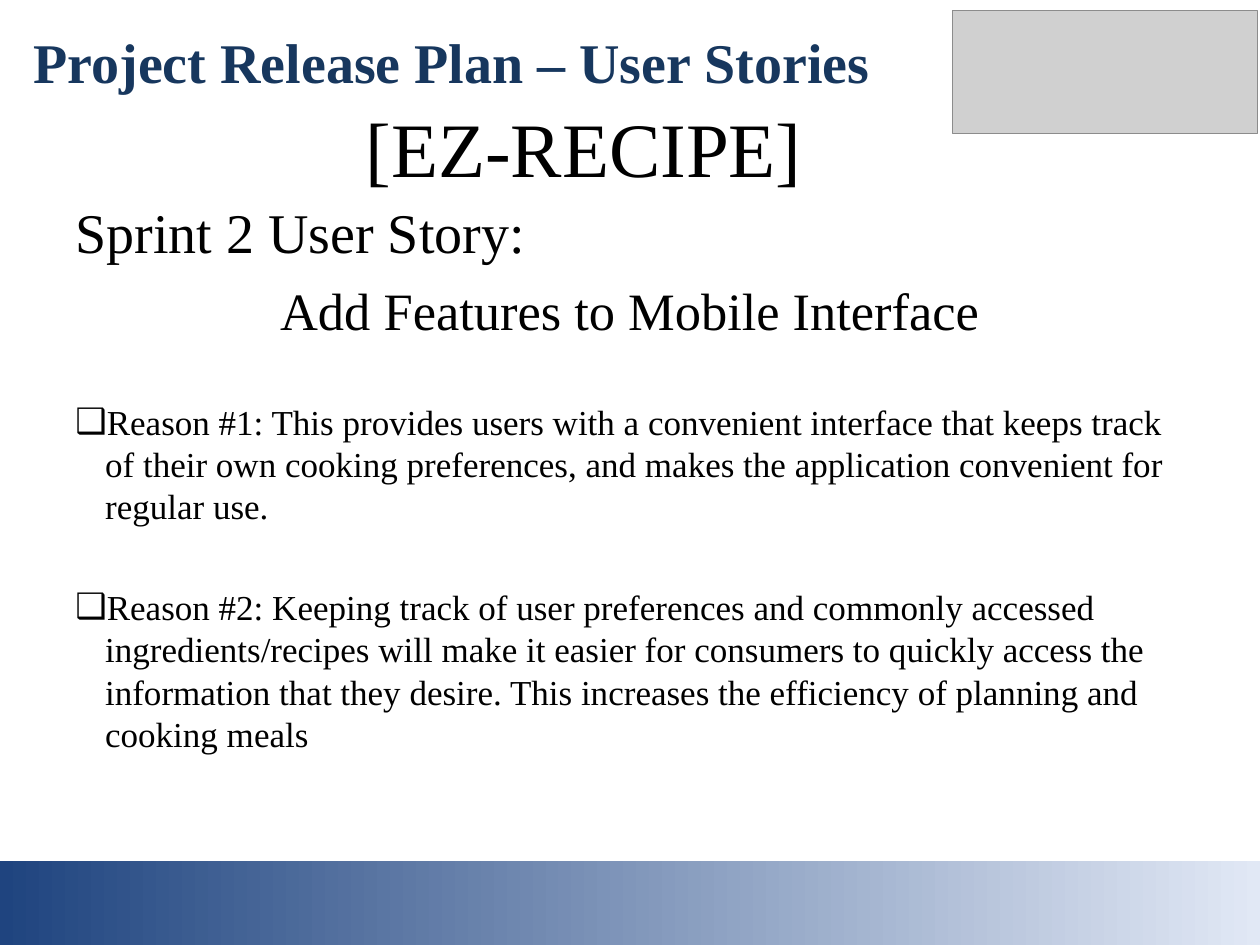
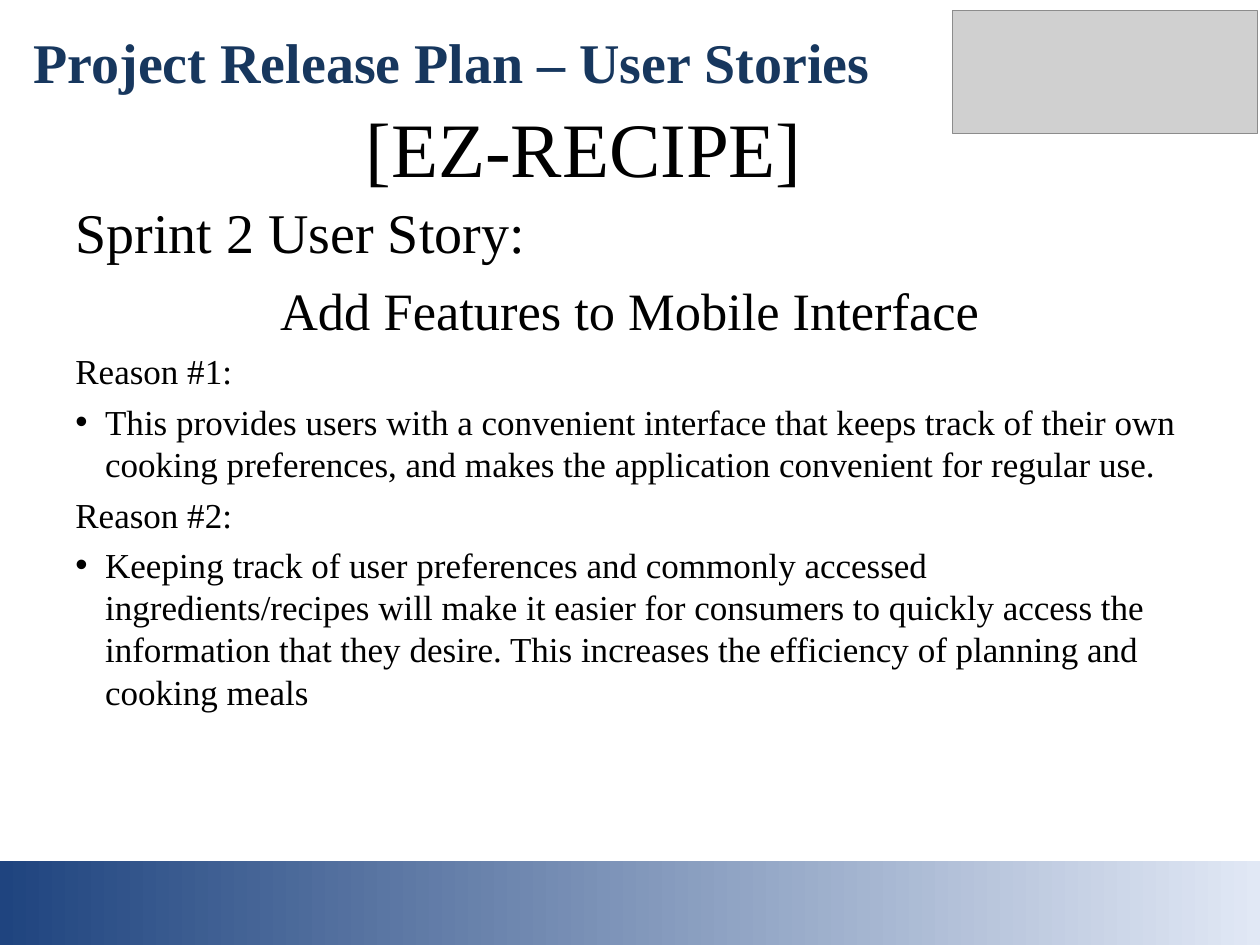
Before and after one commit to ddiannak/ezrecipe, a slide deck: slide 5 of EZ_Recipe.ppt. Drawn at 1260x945 pixels with LibreOffice and Linux fonts; fonts in the diff are those of the drawing; grey boxes stand for pictures. Boxes give left, top, right and bottom in pixels: in the first picture for what was removed or moved away, otherwise in the second. Text is boxed around its words. In the diff, an @@ line names an element or a change of style, - is before the commit and + after.

```diff
--- a/EZ_Recipe.ppt
+++ b/EZ_Recipe.ppt
@@ text at box(75, 361, 1175, 712): text changed @@
-❑ Reason #1: This provides users with a convenient interface that keeps track of their own cooking preferences, and makes the application convenient for regular use.
-❑ Reason #2: Keeping track of user preferences and commonly accessed ingredients/recipes will make it easier for consumers to quickly access the information that they desire. This increases the efficiency of planning and cooking meals
+Reason #1:
+• This provides users with a convenient interface that keeps track of their own cooking preferences, and makes the application convenient for regular use.
+Reason #2:
+• Keeping track of user preferences and commonly accessed ingredients/recipes will make it easier for consumers to quickly access the information that they desire. This increases the efficiency of planning and cooking meals
```
Also in this commit, not shown: 6 other slides changed.
